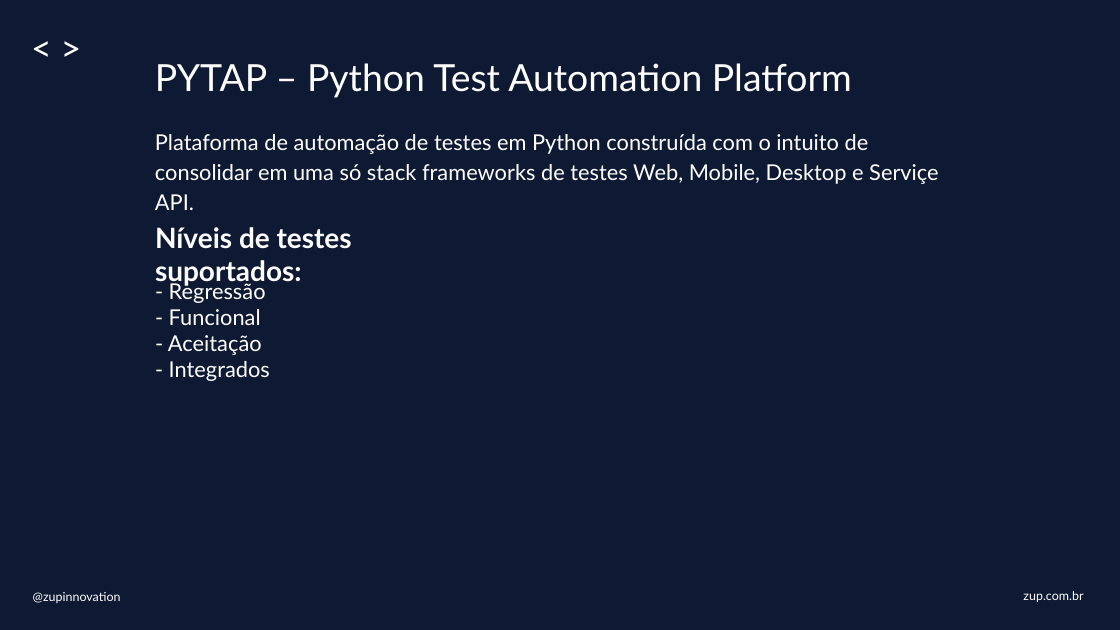
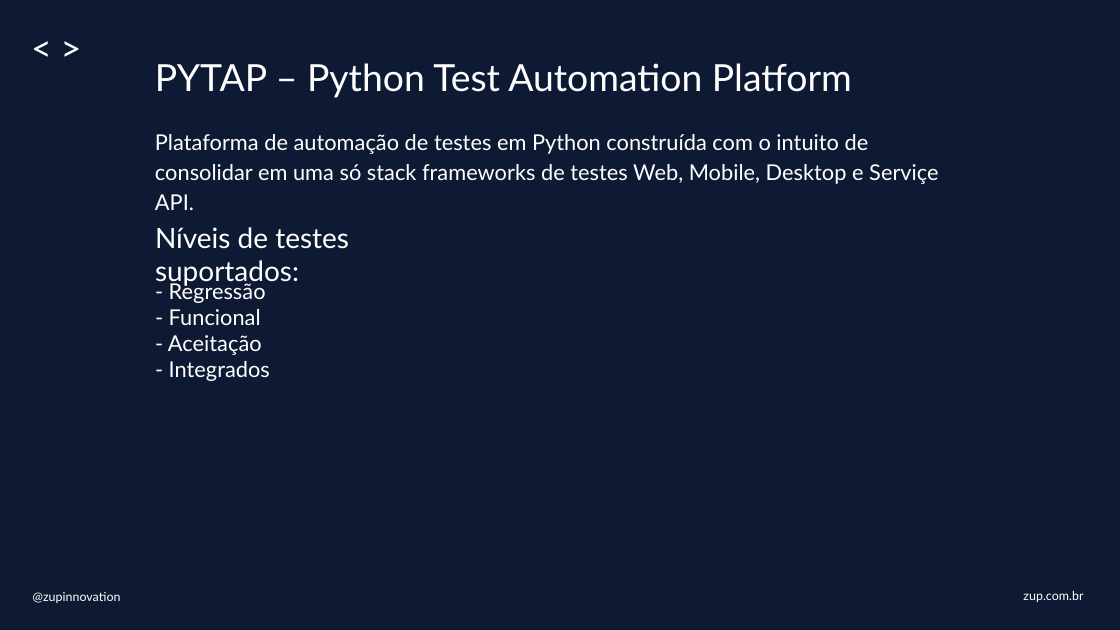
Before and after one commit to ArcanoSombrio/pytap, a slide deck: slide 2 of PYTAP.pptx. Drawn at 1120x630 pixels with LibreOffice and Linux fonts; fonts in the diff are those of the drawing; background and template pictures are left out. Boxes give left, top, right and bottom in pixels: in the first picture for what was removed or moved away, otherwise in the second. Text is boxed around its words. In the diff, an @@ line names an element or a change of style, - is before the commit and + after.

```diff
--- a/PYTAP.pptx
+++ b/PYTAP.pptx
@@ text "Níveis de testes suportados:" at <box>155,227,349,287</box>: bold off @@
```
Also in this commit, not shown: 1 other slide changed, 6 other files.
